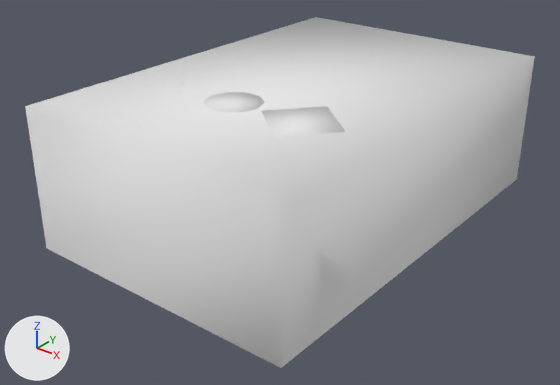
The OBJ model Mesh/Scene.obj: old version first, new version second.
Camera for both pictures: a camera (50 mm lens) standing at (30.3, -41.3, 18.1) and looking at (-0.4, -2.9, -5.7). Arrows for +X, +Y and +Z are at lower left; the lights stay in place. Where no turn or scale is listed for an object, it has been applied to the vertices.
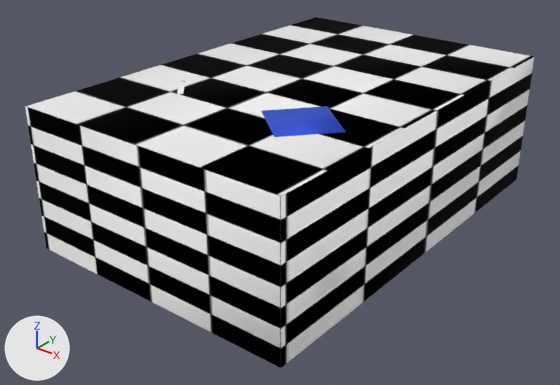
Boxes [x1, y1, x2, y2] around the edits, measured in the pictures (560 x 385 px):
'Room', recoloured
    both: [25, 17, 535, 368]
'Cube', recoloured (white to blue)
    both: [261, 106, 346, 137]

What changed in the scene script:
```text
Add img_block_jpg:
    img_block_jpg = load_image('block.jpg', 'tex/block.jpg', 500, 285, 'sRGB')
Add mat_0:
    mat_0 = bpy.data.materials.new('0')
    # uses the picture img_block_jpg
Add mat_2:
    mat_2 = principled_material('2')
    mat_2.base_color = (0.08, 0.164, 0.8)  # blue #5071e7
    mat_2.metallic = 1.0
    mat_2.roughness = 0.816
Change me_cube:
    where me_cube.from_pydata(...)  # 8 vertices, 12 faces; spans x 1.85..7.73, y -10.27..-4.41, z -0.28..2.22
    remove me_cube.materials.append(mat_default)  # white #e7e7e7
    add me_cube.materials.append(mat_2)  # blue #5071e7
Change me_room:
    where me_room.from_pydata(...)  # 8 vertices, 10 faces; spans x -10.0..10.0, y -15.8..14.2, z -7.8..2.2
    remove me_room.materials.append(mat_default)  # white #e7e7e7
    add me_room.materials.append(mat_0)
```
